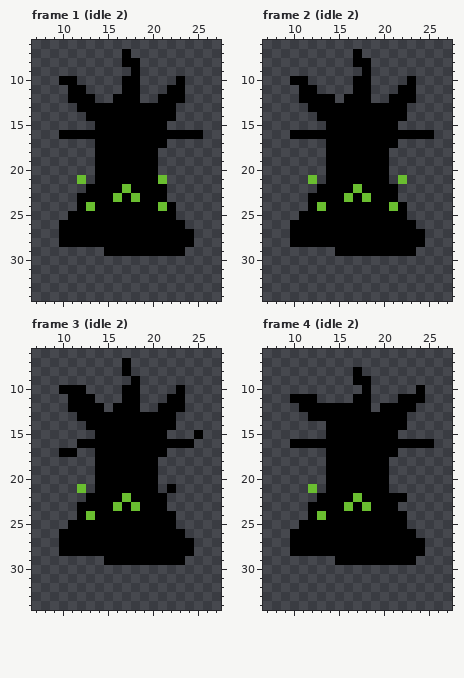
Pixel-art file -- Assets/Resources/new aseprite/beings/perso/perso_sit.aseprite. That is the earlier state.
36x36 pixels, 29 frames. Shown: frame 1 (idle 2): x 7..27, y 6..34; frame 2 (idle 2): x 7..27, y 6..34; frame 3 (idle 2): x 7..27, y 6..34; frame 4 (idle 2): x 7..27, y 6..34. The old version is drawn lined up with the new one, on the new canvas. The commit also changed other frames, which this record leaves out.
The same view after the edit:
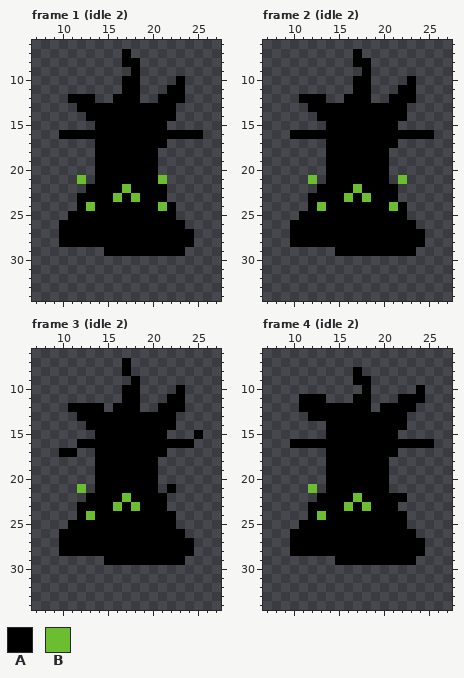
Palette (. is transparent): A #000000  B #6abe30
The author wrote: (#283.5) new bob sit animations for zipping the hood + sit adjustements
What changed:
canvas 36x36 -> 36x48
Changed rows in their new state; - is an unchanged pixel.
Frame 1 (idle 2):
first column x 10:
10 ..-
11 -..
Frame 2 (idle 2):
first column x 10:
10 ..---
11 -..--
12 ----.
Frame 3 (idle 2):
first column x 10:
10 ...-
11 -...
Frame 4 (idle 2):
first column x 10:
11 .--A
Pixel boxes of the changes (left, top, right, bottom) in both pictures:
erased: (59, 76, 86, 94)
erased: (290, 76, 335, 103)
erased: (59, 385, 95, 403)
changed: (290, 394, 326, 403)
